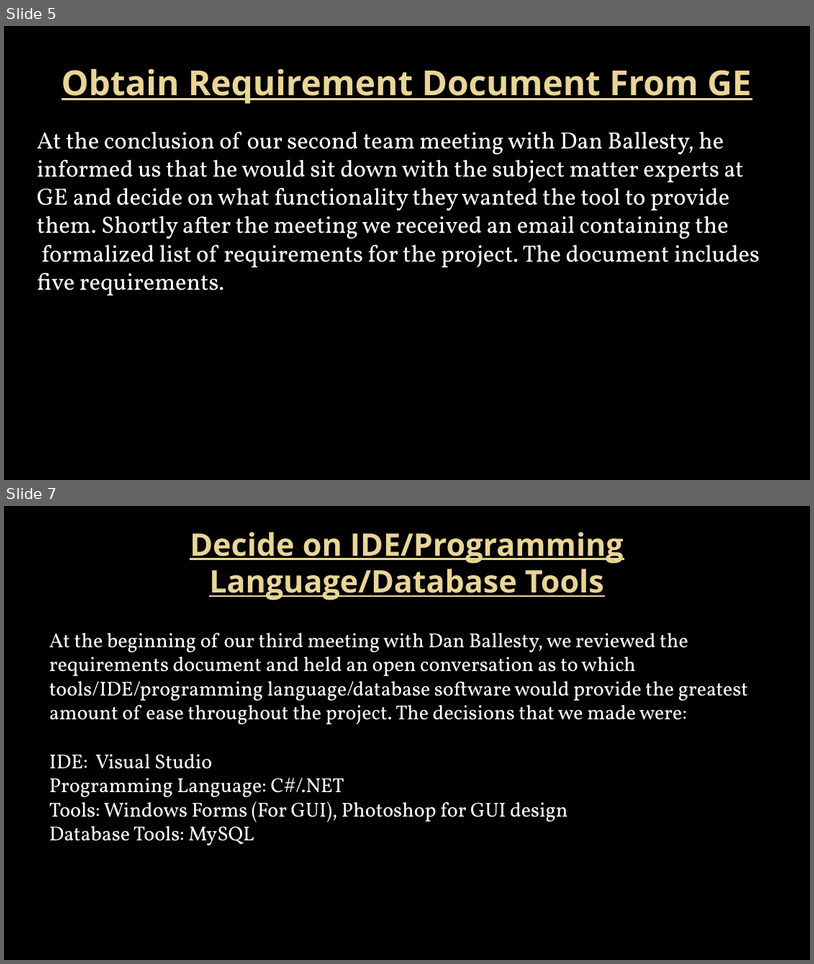
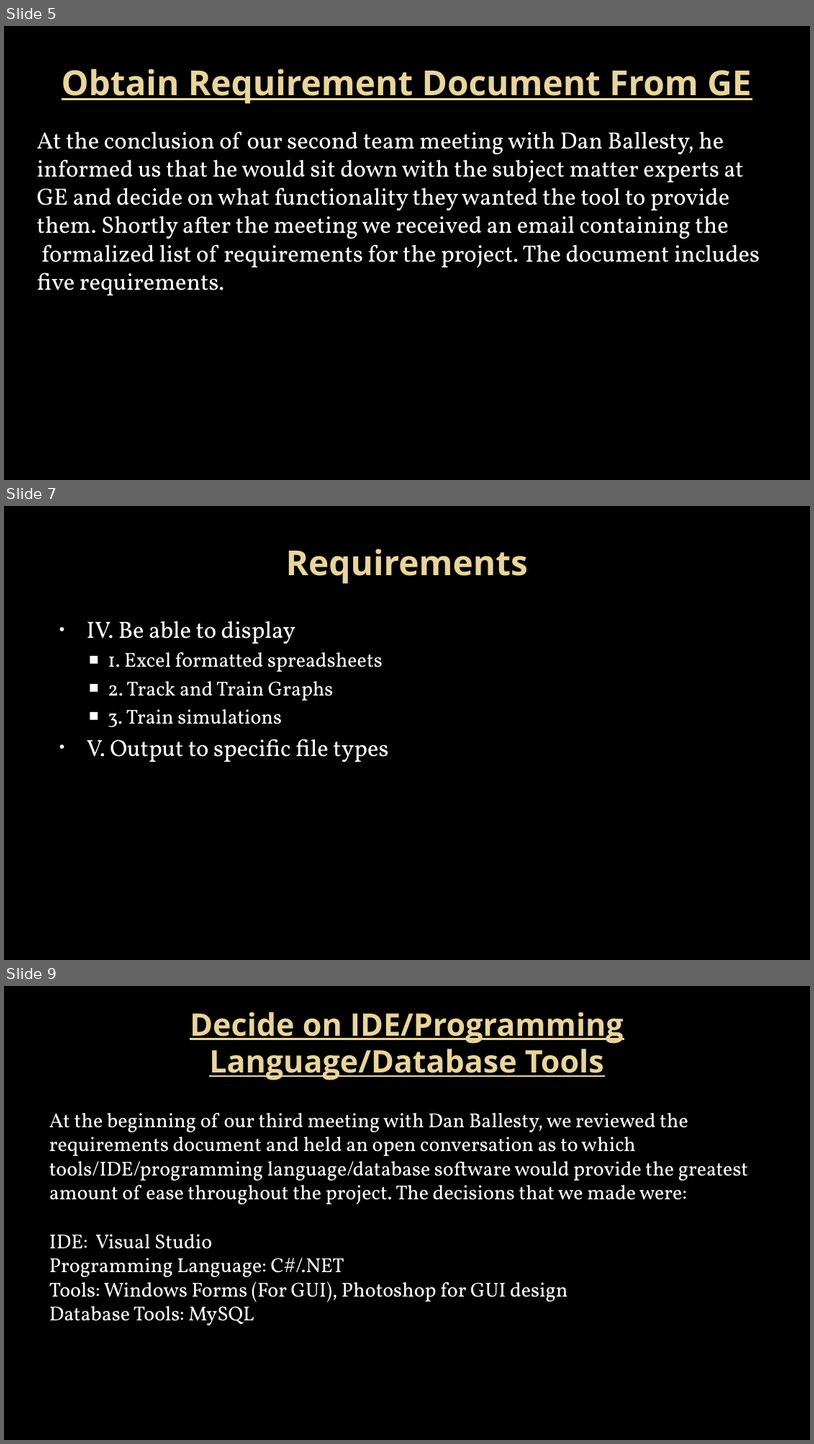
Before and after one commit to Topgun122104/SeniorProj, a slide deck: Documents/Presentations/Milestone 1 presentation.pptx. Shown one above the other, each under a label of ours: slides 5 and 7 before the commit, slides 5, 7 and 9 after it; the slides between them are not shown. The pictures are 814x964 and 814x1444 pixels, drawn with LibreOffice and Linux fonts; fonts in the diff are those of the drawing; background and template pictures are left out. Boxes give left, top, right and bottom in pixels: in the first picture for what was removed or moved away, otherwise in the second. Text is boxed around its words. In the diff, an @@ line names an element or a change of style, - is before the commit and + after.

```diff
--- a/Documents/Presentations/Milestone 1 presentation.pptx
+++ b/Documents/Presentations/Milestone 1 presentation.pptx
@@ slide 7 added at box(4, 506, 810, 960), background picture (left out) @@
@@ title added at box(286, 548, 528, 584), 41 pt, text gradient #EAD696 to #E7D081, bold @@
+Requirements
@@ text added at box(87, 620, 388, 762), 24 pt, text #FFFFFF @@
+• IV. Be able to display
+  ■ 1. Excel formatted spreadsheets
+  ■ 2. Track and Train Graphs
+  ■ 3. Train simulations
+• V. Output to specific file types
@@ what was slide 7 is now slide 9 @@
```
Also in this commit, not shown: 1 slide changed, 1 other slide added, 17 other files.
